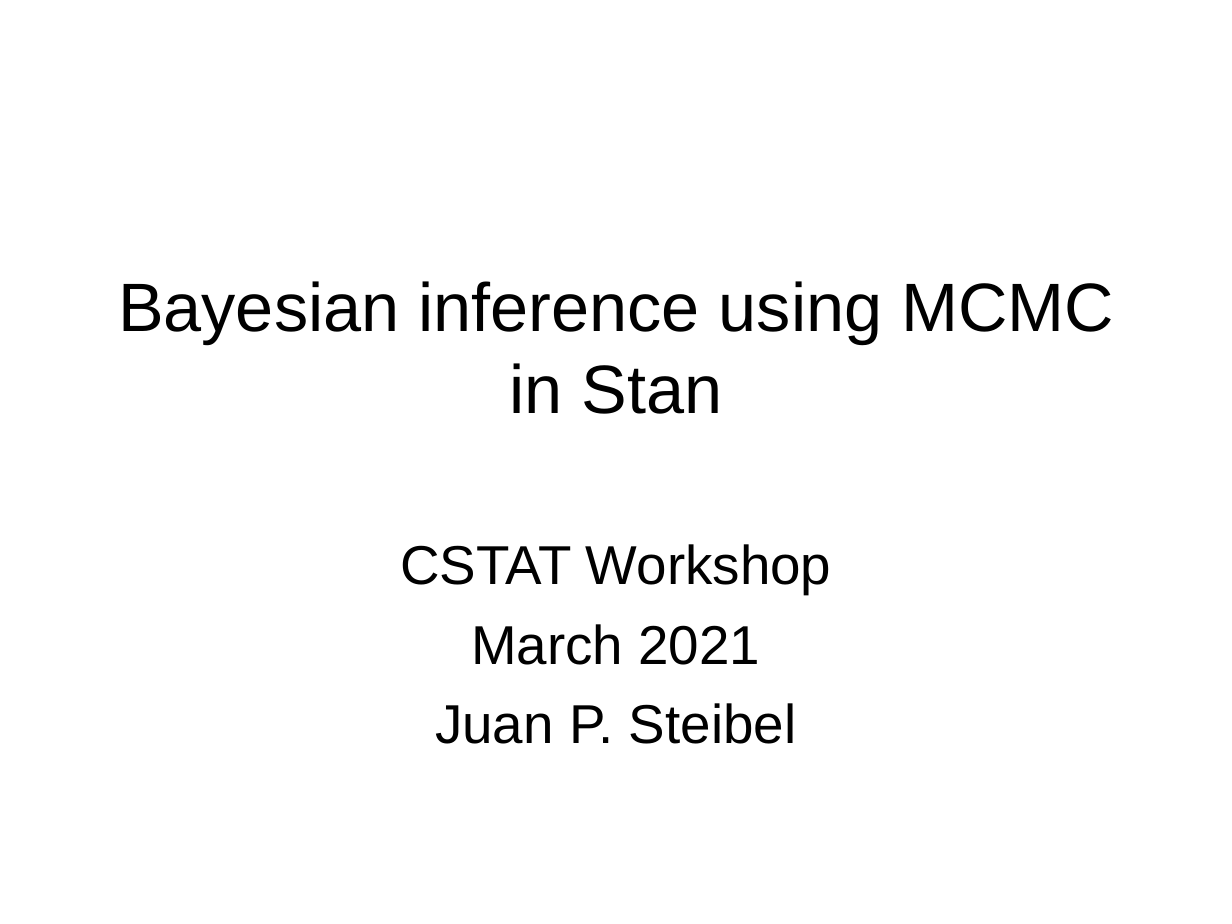
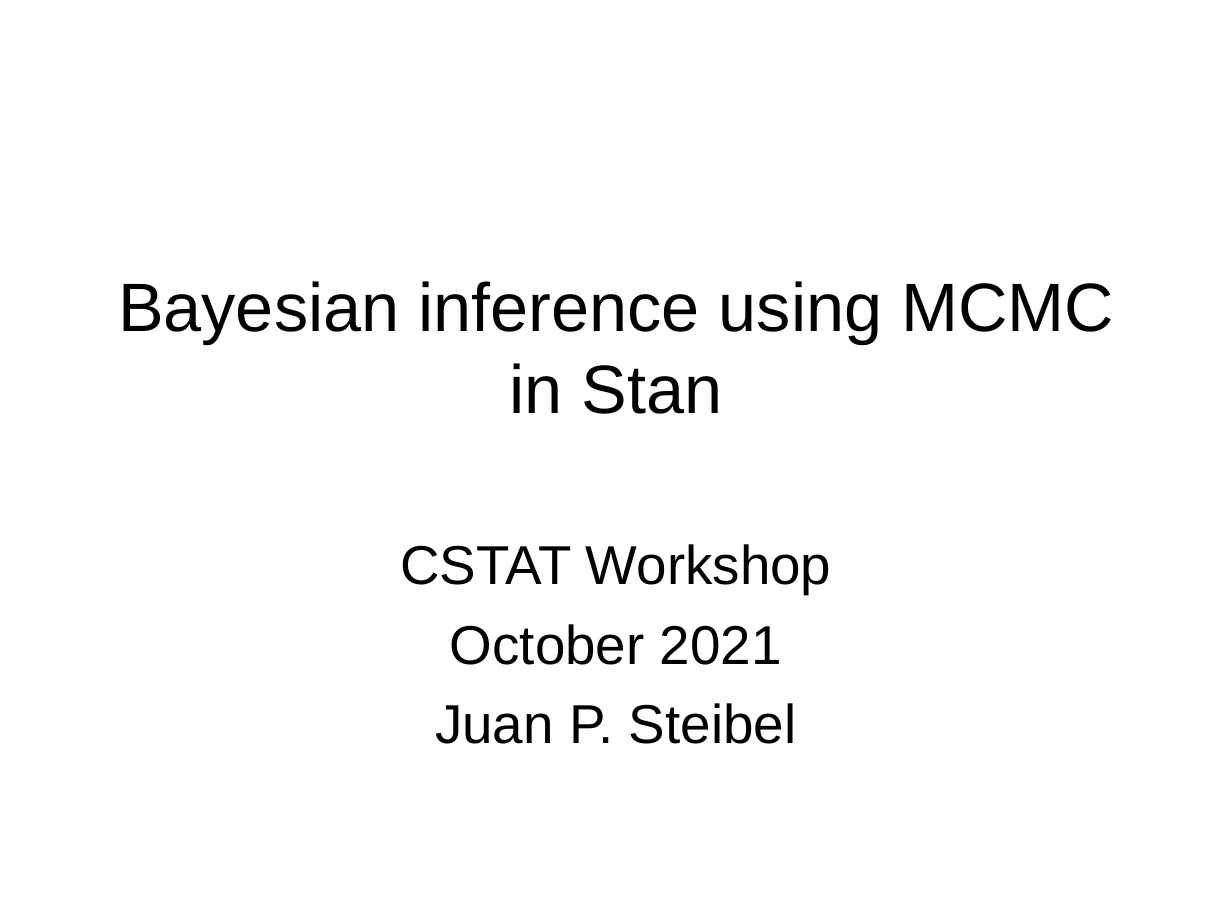
Before and after one commit to steibelj/CSTAT, a slide deck: slide 1 of 0 Workshop.pptx. Drawn at 1232x924 pixels with LibreOffice and Linux fonts; fonts in the diff are those of the drawing. Boxes give left, top, right and bottom in pixels: in the first picture for what was removed or moved away, otherwise in the second. Text is boxed around its words. In the diff, an @@ line names an element or a change of style, - is before the commit and + after.

```diff
--- a/0 Workshop.pptx
+++ b/0 Workshop.pptx
@@ text at (450, 624, 782, 665): text changed @@
-March 2021
+October 2021
```
Also in this commit, not shown: 1 other slide changed, 1 other file.
